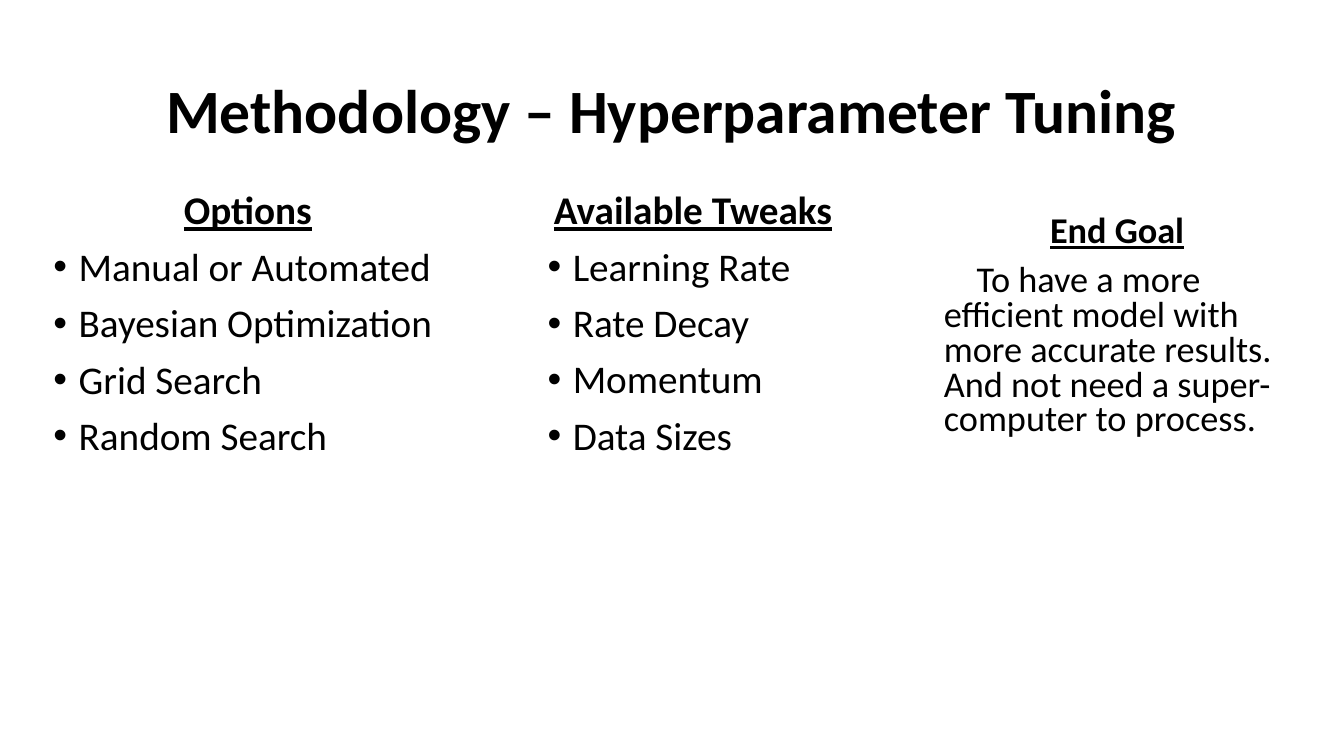
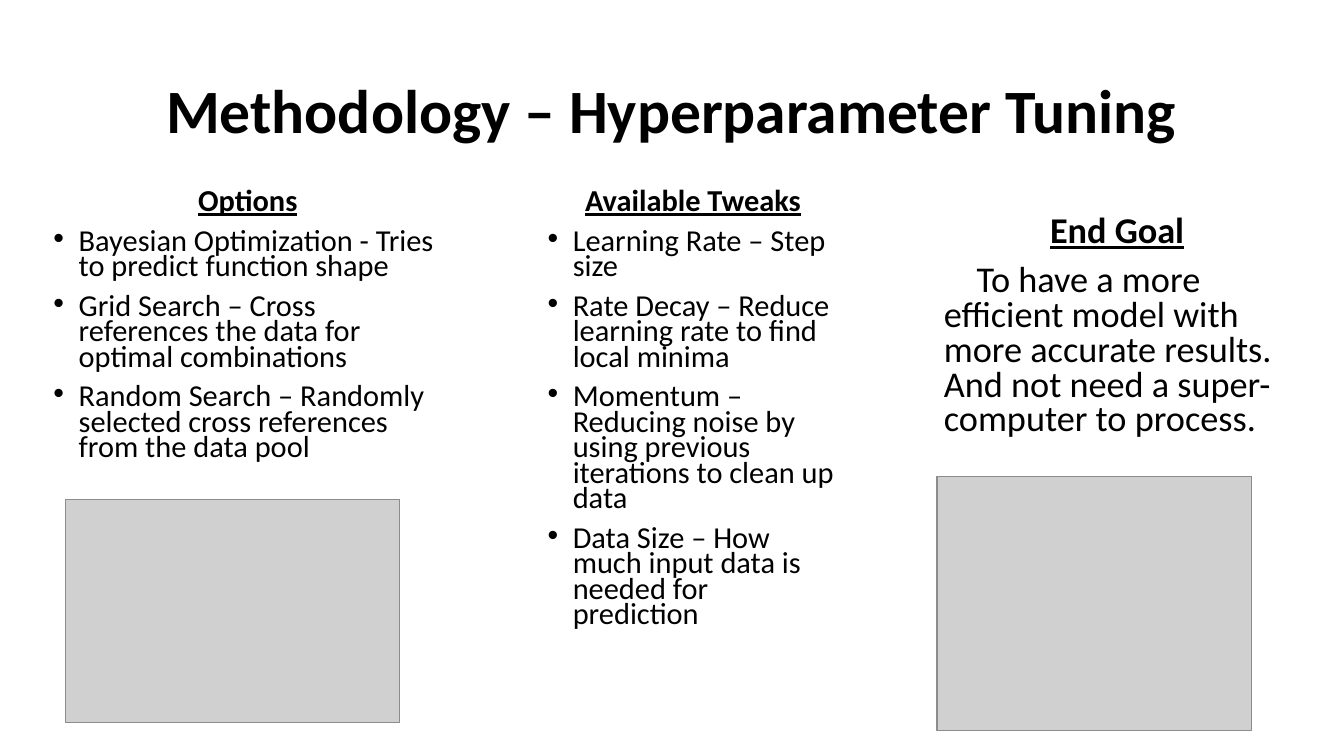
Before and after one commit to PMcTwist/Machine_Learn_Project, a slide deck: slide 10 of Presentation/Presentation_1.pptx (slide 9 before the commit). Drawn at 1344x756 pixels with LibreOffice and Linux fonts; fonts in the diff are those of the drawing; grey boxes stand for pictures. Boxes give left, top, right and bottom in pixels: in the first picture for what was removed or moved away, otherwise in the second. Text is boxed around its words. In the diff, an @@ line names an element or a change of style, - is before the commit and + after.

Commit message:
-Updated some slides for more depth -Added Charts to visualize some data we are working with -Added timeline to the slide show
P@

```diff
--- a/Presentation/Presentation_1.pptx
+++ b/Presentation/Presentation_1.pptx
@@ text at bbox=[198, 189, 297, 216]: size 28 to 21.7 pt in "Options"; line spacing 0.9 to 0.7 @@
@@ text at bbox=[585, 189, 800, 216]: size 28 to 21.7 pt in "Available Tweaks"; line spacing 0.9 to 0.7 @@
@@ text at bbox=[79, 230, 433, 462]: text changed; size 28 to 21.7 pt @@
-• Manual or Automated
-• Bayesian Optimization
-• Grid Search
-• Random Search
+• Bayesian Optimization - Tries to predict function shape
+• Grid Search – Cross references the data for optimal combinations
+• Random Search – Randomly selected cross references from the data pool
@@ text at bbox=[573, 230, 834, 629]: text changed; size 28 to 21.7 pt @@
-• Learning Rate
-• Rate Decay
-• Momentum
-• Data Sizes
+• Learning Rate – Step size
+• Rate Decay – Reduce learning rate to find local minima
+• Momentum – Reducing noise by using previous iterations to clean up data
+• Data Size – How much input data is needed for prediction
@@ picture added at bbox=[938, 476, 1252, 730] @@
@@ picture added at bbox=[66, 499, 400, 722] @@
```
Also in this commit, not shown: 7 other slides changed, 1 slide added.
